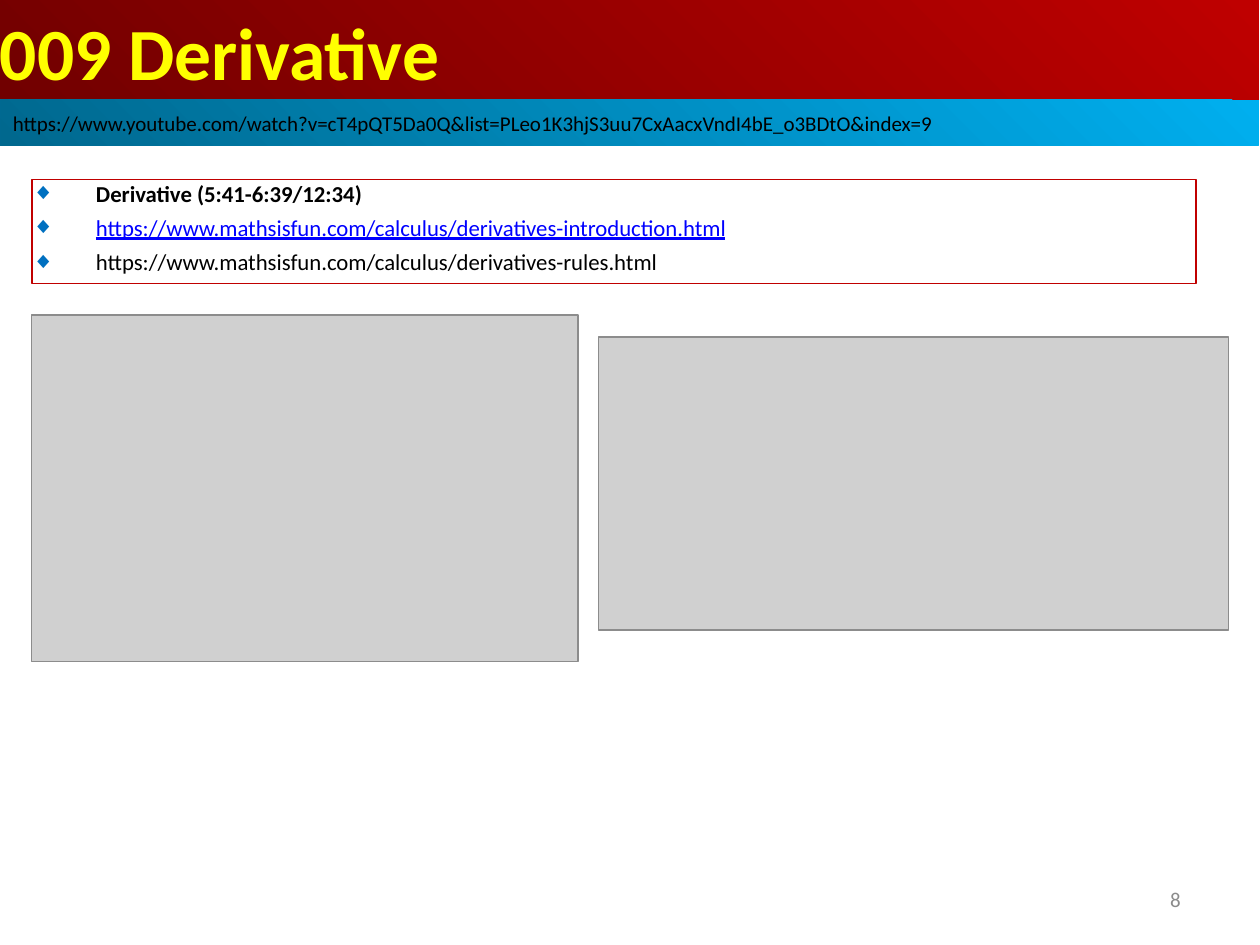
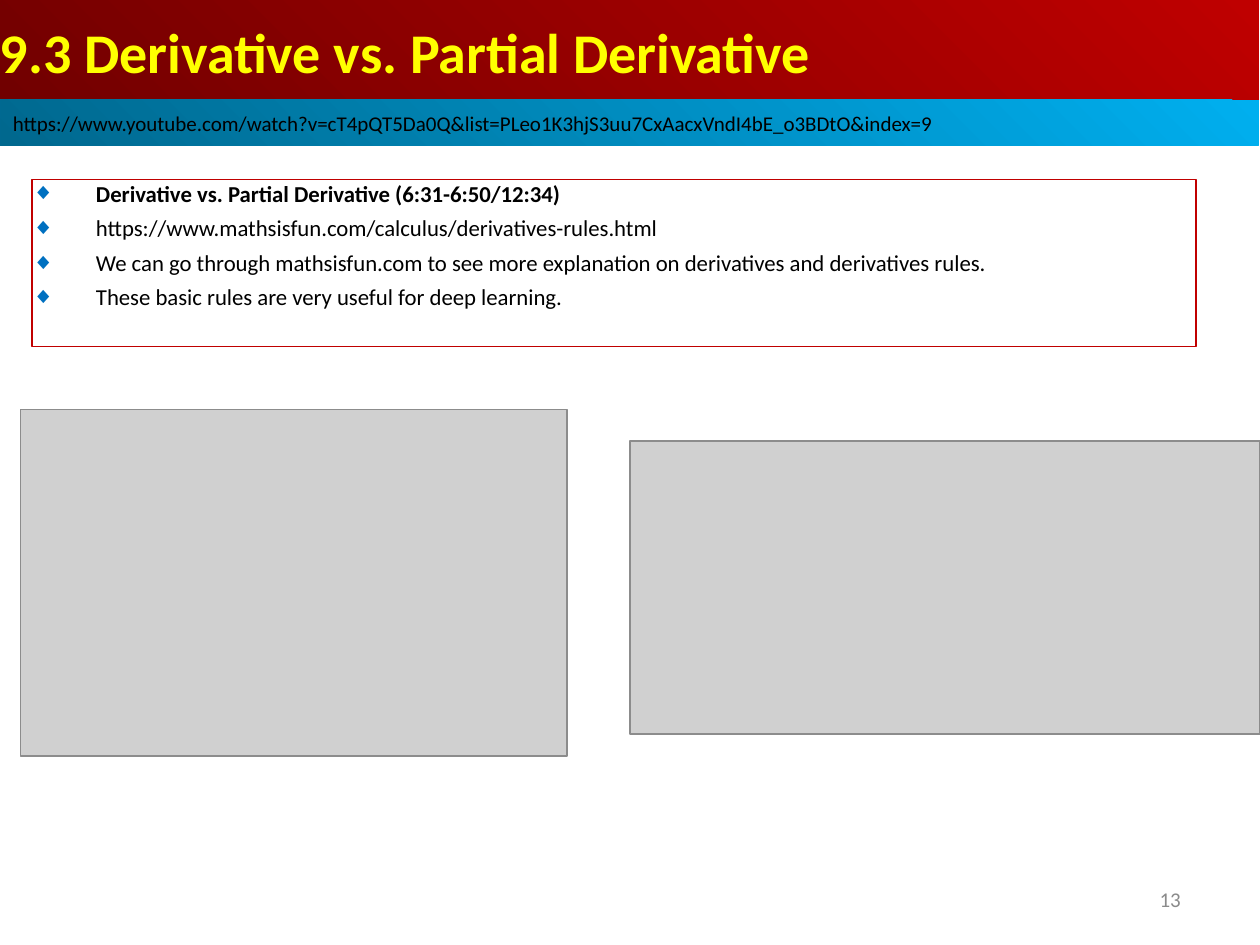
Before and after one commit to peterhchen/AIU_CS512_DL, a slide deck: slide 13 of 000_Lecture_Project/week02/01_Lecture/09_Derivative.ppt (slide 8 before the commit). Drawn at 1260x945 pixels with LibreOffice and Linux fonts; fonts in the diff are those of the drawing; grey boxes stand for pictures. Boxes give left, top, right and bottom in pixels: in the first picture for what was removed or moved away, otherwise in the second. Text is boxed around its words. In the diff, an @@ line names an element or a change of style, - is before the commit and + after.

Commit message:
Derivative
1. What is slope vs. Derivatives?
2. What is the Power rule and Sum rule?
3. Derivative and Partial Derivative
4. WHt Derivative to Deep Learning?
5. Neural Network Model for Insurance Prediction

```diff
--- a/000_Lecture_Project/week02/01_Lecture/09_Derivative.ppt
+++ b/000_Lecture_Project/week02/01_Lecture/09_Derivative.ppt
@@ text in rectangle at [0, 33, 810, 74]: text changed; size 42 to 32 pt @@
-009 Derivative
+9.3 Derivative vs. Partial Derivative
@@ rectangle "Derivative vs. Partial Derivative (6:31-6:50/12:34)": place and size @@
-rectangle "Derivative vs. Partial Derivative (6:31-6:50/12:34)" at [32, 179, 1196, 282]
+rectangle "Derivative vs. Partial Derivative (6:31-6:50/12:34)" at [32, 179, 1196, 346]
@@ text in rectangle at [96, 185, 560, 206]: text changed; text colour #0000FF to #000000; bold on @@
-◆ Derivative (5:41-6:39/12:34)
-◆ https://www.mathsisfun.com/calculus/derivatives-introduction.html
+◆ Derivative vs. Partial Derivative (6:31-6:50/12:34)
@@ text in rectangle at [96, 255, 985, 309]: paragraphs added @@
+◆ We can go through mathsisfun.com to see more explanation on derivatives and derivatives rules.
+◆ These basic rules are very useful for deep learning.
@@ picture: place and size @@
-picture at [32, 315, 578, 662]
+picture at [20, 410, 567, 756]
@@ picture: place and size @@
-picture at [598, 336, 1228, 630]
+picture at [630, 441, 1260, 735]
@@ page number at [1160, 893, 1181, 907]: text changed @@
-8
+13
```
Also in this commit, not shown: 13 other slides changed, 8 slides added.
